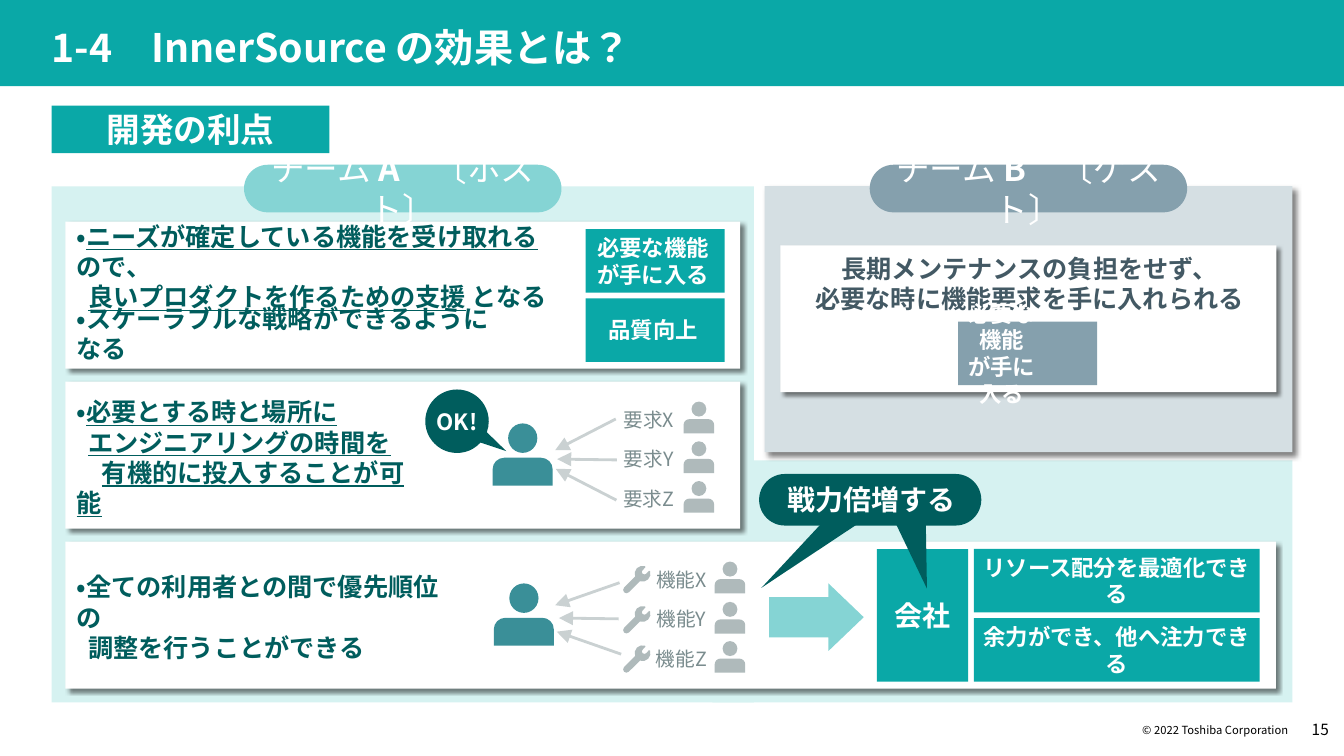
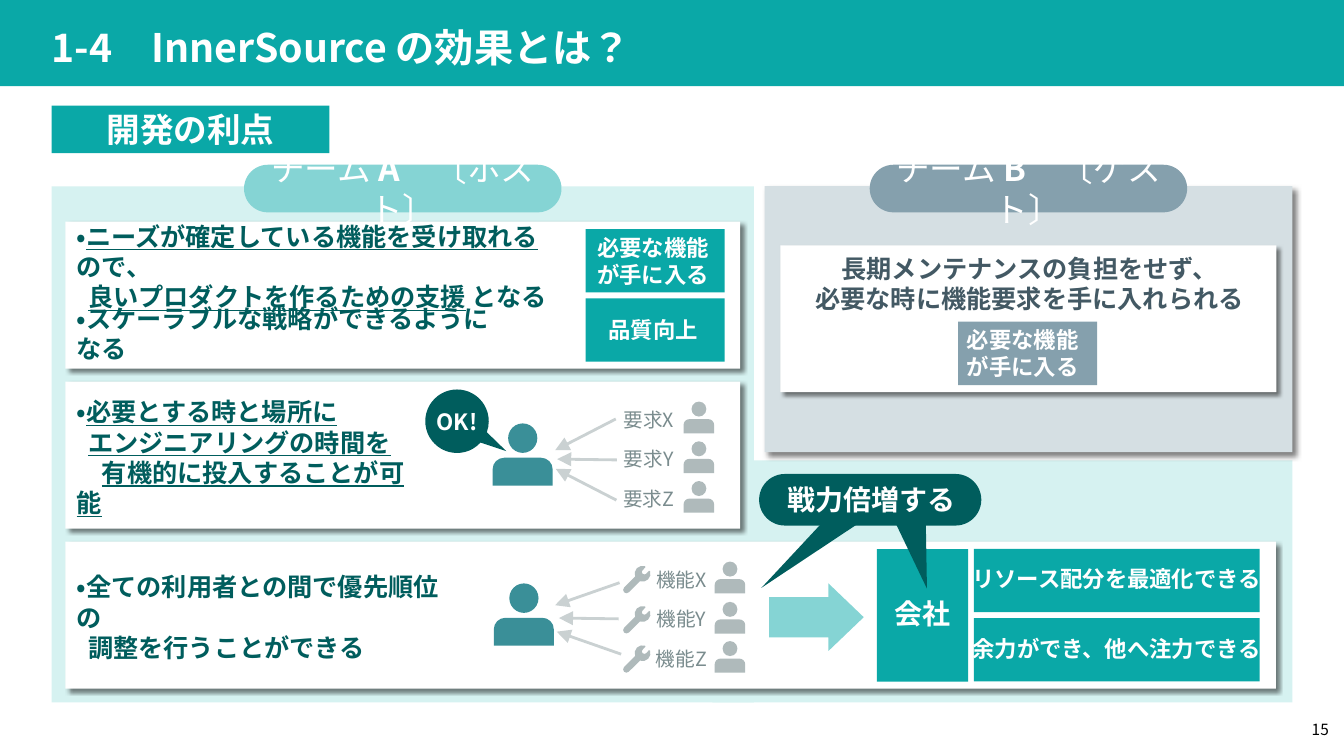
Before and after one commit to ystk/InnerSourceLearningPath-Presentation, a slide deck: slide 15 of InnerSource Learning Path-ja.pptx. Drawn at 1344x756 pixels with LibreOffice and Linux fonts; fonts in the diff are those of the drawing. Boxes give left, top, right and bottom in pixels: in the first picture for what was removed or moved away, otherwise in the second. Text is boxed around its words. In the diff, an @@ line names an element or a change of style, - is before the commit and + after.

Commit message:
InnerSource Learning Path-ja: Removed some templates

```diff
--- a/InnerSource Learning Path-ja.pptx
+++ b/InnerSource Learning Path-ja.pptx
@@ rectangle "必要な機能" at box(959, 322, 1098, 385): text to rectangle @@
@@ line spacing 1 to 0.9; more space between paragraphs; text to rectangle in 3 elements at box(877, 549, 969, 683), box(974, 548, 1259, 612), box(974, 618, 1259, 682) @@
@@ text removed at box(1154, 725, 1288, 737) @@
-© 2022 Toshiba Corporation
```
Also in this commit, not shown: 76 other slides changed.
